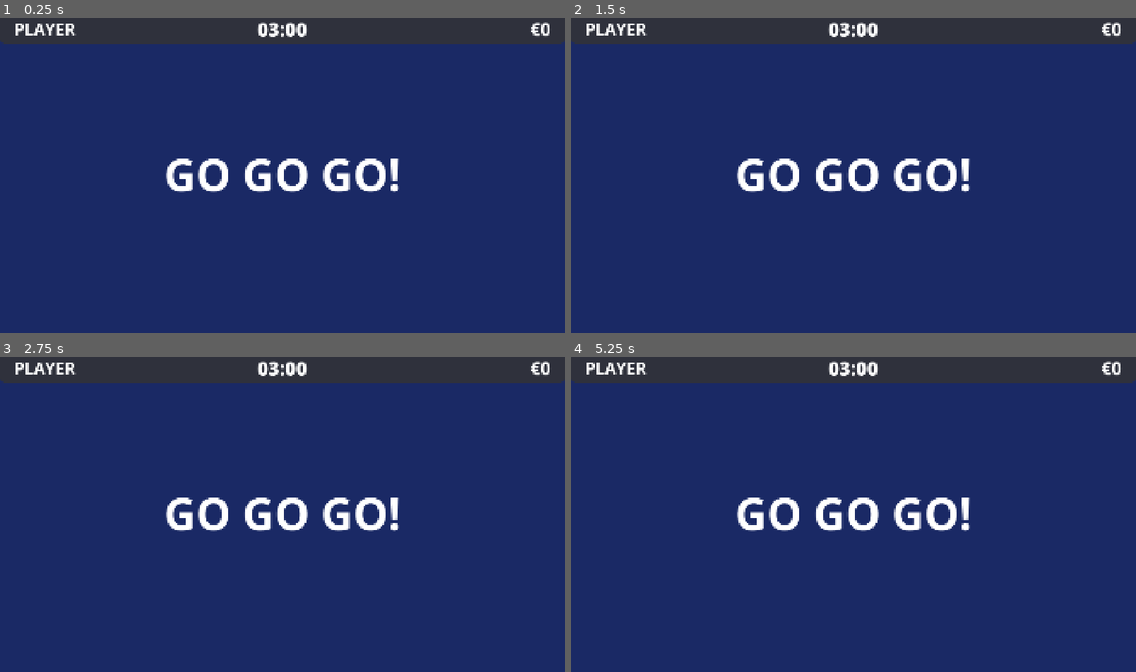
Above: before the commit, frames 1-4 (two rows, left to right).
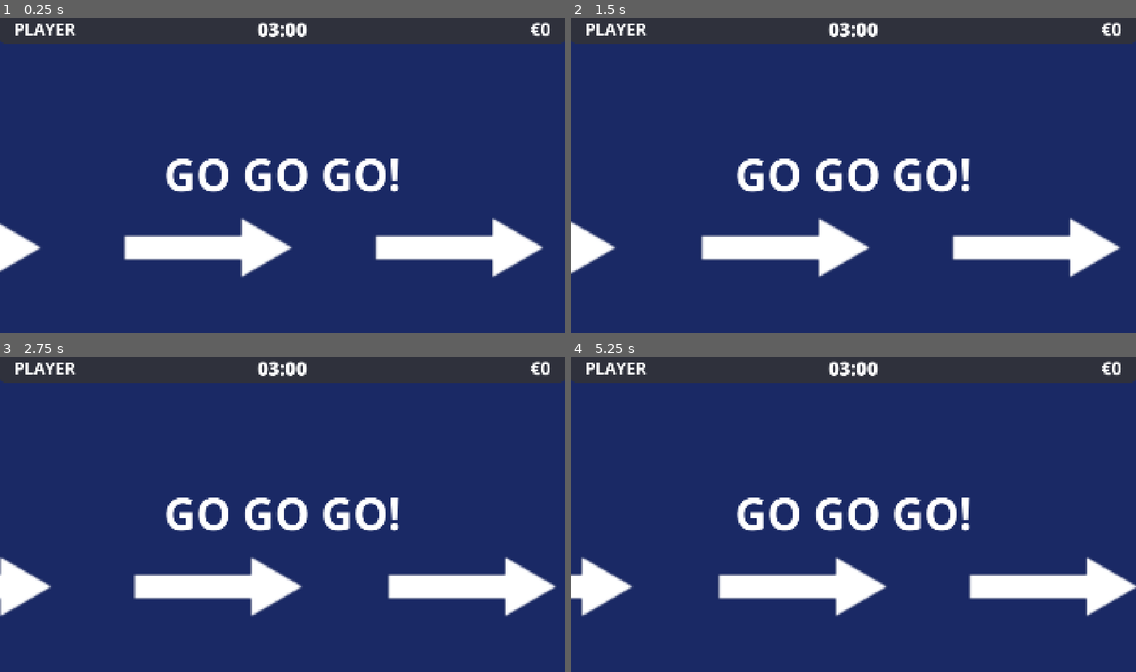
Above: after the commit, the same moments.

Repository: EscaperoomDesigner/erd-politie-station-a
Game: Godot game, scene res://scenes/go_screen.tscn
The game is run twice, just before and just after one commit, with the same random seed, the same clock (stepped at 60 frames per second) and the same inputs. This scene is started directly instead of the project's main scene.
Inputs (mouse positions are in pixels of both pictures, inside the frame that each line leads up to):
- Up to frame 1 (0.25 s): no input
- Up to frame 2 (1.5 s): move the mouse to (977, 159) at 0.52 s; click (977, 159) at 0.67 s; move the mouse to (740, 191) at 1.27 s; click (740, 191) at 1.42 s
- Up to frame 3 (2.75 s): move the mouse to (339, 442) at 2.02 s; click (339, 442) at 2.17 s
- Up to frame 4 (5.25 s): move the mouse to (825, 577) at 2.77 s; click (825, 577) at 2.92 s; move the mouse to (1023, 561) at 3.52 s; click (1023, 561) at 3.67 s; move the mouse to (684, 464) at 4.27 s; click (684, 464) at 4.42 s; move the mouse to (881, 514) at 5.02 s; click (881, 514) at 5.17 s

The runs differ from the first frame. In frame 1, 5.8% of the frame differs, in the area x 0-97%, y 63-83%; in frame 2, 5.9%; in frame 3, 6.1%; in frame 4, 6.3%, in the area x 0-100%, y 63-83%.

Commit message:
Add GO arrow and SFX; animate arrows; test start
Add a GO arrow SVG and import, create an ArrowTexture scene, and add a GO SFX MP3 with import settings. Update GoScreen to preload the arrow scene, spawn and animate multiple scrolling arrows, and play the GO sound; add AudioStreamPlayer and PackedScene resources to the scene file. Add a TEST START button and handler in SetupScreen to manually trigger a game start for testing. Comment out/adjust several questions in question_manager.gd (refactors/question tweaks). Misc: bump Godot feature version and animation compatibility in project.godot, update export_presets with patch delta options, minor Theme resource format change, include modified build binary and small station_config newline fix.

Diff:
--- /dev/null
+++ b/assets/go_arrow_1.svg
@@ -0,0 +1,19 @@
+<?xml version="1.0" encoding="UTF-8"?>
+<svg id="Layer_1" data-name="Layer 1" xmlns="http://www.w3.org/2000/svg" viewBox="0 0 320 320">
+  <defs>
+    <style>
+      .cls-1 {
+        fill: #fff;
+      }
+
+      .cls-2 {
+        fill: none;
+        stroke: #fff;
+        stroke-miterlimit: 10;
+        stroke-width: 40px;
+      }
+    </style>
+  </defs>
+  <line class="cls-2" x1="17.55" y1="160" x2="230.69" y2="160"/>
+  <polygon class="cls-1" points="216.1 209.86 302.45 160 216.1 110.14 216.1 209.86"/>
+</svg>
--- /dev/null
+++ b/components/arrow_texture.tscn
@@ -0,0 +1,11 @@
+[gd_scene format=3 uid="uid://07gmh0ei6iwq"]
+
+[ext_resource type="Texture2D" uid="uid://u7v4uxk2p73p" path="res://assets/go_arrow_1.svg" id="1_pokj0"]
+
+[node name="ArrowTexture" type="TextureRect" unique_id=335551894]
+texture_filter = 4
+offset_left = 640.0
+offset_top = 469.0
+offset_right = 1280.0
+offset_bottom = 1109.0
+texture = ExtResource("1_pokj0")
--- a/global/question_manager.gd
+++ b/global/question_manager.gd
@@ -62,27 +62,27 @@
 		"Het alfabet achterstevoren"
 	))
 
-	# Vraag 4: Verticaal patroon in 2 kolommen
-	# Kolom 1 (boven naar beneden): W -> S -> O -> K (telkens -4)
-	# Kolom 2 (boven naar beneden): P -> L -> H -> D (telkens -4)
-	# Visueel:  W  P
-	#           S  L
-	#           O  H
-	#           ?  ?
-	# Hint: Show left column top to bottom, then right column top to bottom
-	all_questions.append(QuestionData.new(
-		"q4",
-		["W", "P", "S", "L", "O", "H", "K", ""],
-		[7],
-		["D"],
-		2,
-		"Lees elke kolom van boven naar beneden",
-		true,   # vertical_layout = true
-		false,  # single_row
-		false,  # dpad_layout
-		false,  # uses_numbers
-		[0, 2, 4, 6, 1, 3, 5]  # hint_sequence: Left column (W,S,O,K), then right column (P,L,H)
-	))
+	# # Vraag 4: Verticaal patroon in 2 kolommen
+	# # Kolom 1 (boven naar beneden): W -> S -> O -> K (telkens -4)
+	# # Kolom 2 (boven naar beneden): P -> L -> H -> D (telkens -4)
+	# # Visueel:  W  P
+	# #           S  L
+	# #           O  H
+	# #           ?  ?
+	# # Hint: Show left column top to bottom, then right column top to bottom
+	# all_questions.append(QuestionData.new(
+	# 	"q4",
+	# 	["W", "P", "S", "L", "O", "H", "K", ""],
+	# 	[7],
+	# 	["D"],
+	# 	2,
+	# 	"Lees elke kolom van boven naar beneden",
+	# 	true,   # vertical_layout = true
+	# 	false,  # single_row
+	# 	false,  # dpad_layout
+	# 	false,  # uses_numbers
+	# 	[0, 2, 4, 6, 1, 3, 5]  # hint_sequence: Left column (W,S,O,K), then right column (P,L,H)
+	# ))
 
 	# SECTIE 2: Herhalings patronen
 
@@ -91,9 +91,9 @@
 	# Hint: Show each unique letter with a different color (A=color1, B=color2, C=color3, D=color4)
 	all_questions.append(QuestionData.new(
 		"q5",
-		["A", "B", "B", "C", "C", "C", "D", "", "", ""],
-		[7, 8, 9],
-		["D", "D", "D"],
+		["A", "B", "B", "C", "C", "C", "D", "D", "", ""],
+		[8, 9],
+		["D", "D"],
 		2,
 		"Elke letter verschijnt vaker dan de vorige",
 		false,  # vertical_layout
@@ -108,50 +108,50 @@
 
 	# SECTIE 3: Cijfer patronen
 
-	# Vraag 6: 1, 1, 2, 3, 5, _, 13, 21
-	# Patroon: Fibonacci (elke getal is som van vorige twee)
-	# Hint: Show pairs that add up: 1+1 (green), 1+2 (cyan), 2+3 (yellow), 3+5 (magenta)
-	all_questions.append(QuestionData.new(
-		"q6",
-		["1", "1", "2", "3", "5", "", "13", "21"],
-		[5],
-		["8"],
-		3,
-		"Som van de twee vorige getallen",
-		false,  # vertical_layout
-		true,   # single_row
-		false,  # dpad_layout
-		true,   # uses_numbers
-		[0, 1, 1, 2, 2, 3, 3, 4],  # hint_sequence: Show pairs: 1+1 (green), 1+2 (cyan), 2+3 (yellow), 3+5 (magenta)
-		true    # hint_show_pairs = show additions in pairs with different colors
-	))
-
-	# Vraag 7: H i j ? en t s r ?
-	# Rij 1 (vooruit): H, i, j, k
-	# Rij 2 (achteruit): t, s, r, q
-	# Hint: Show top row first (H,I,J,K forward), then bottom row (T,S,R backward)
-	all_questions.append(QuestionData.new(
-		"q7",
-		["H", "T", "I", "S", "J", "R", "K", ""],
-		[7],
-		["Q"],
-		2,
-		"Bovenste rij: vooruit, onderste rij: achteruit",
-		false,  # vertical_layout = true
-		false,  # single_row
-		false,  # dpad_layout
-		false,  # uses_numbers
-		[0, 2, 4, 6, 1, 3, 5]  # hint_sequence: Top row (H,I,J,K), then bottom row (T,S,R)
-	))
+	# # Vraag 6: 1, 1, 2, 3, 5, _, 13, 21
+	# # Patroon: Fibonacci (elke getal is som van vorige twee)
+	# # Hint: Show pairs that add up: 1+1 (green), 1+2 (cyan), 2+3 (yellow), 3+5 (magenta)
+	# all_questions.append(QuestionData.new(
+	# 	"q6",
+	# 	["1", "1", "2", "3", "5", "", "13", "21"],
+	# 	[5],
+	# 	["8"],
+	# 	3,
+	# 	"Som van de twee vorige getallen",
+	# 	false,  # vertical_layout
+	# 	true,   # single_row
+	# 	false,  # dpad_layout
+	# 	true,   # uses_numbers
+	# 	[0, 1, 1, 2, 2, 3, 3, 4],  # hint_sequence: Show pairs: 1+1 (green), 1+2 (cyan), 2+3 (yellow), 3+5 (magenta)
+	# 	true    # hint_show_pairs = show additions in pairs with different colors
+	# ))
+
+	# # Vraag 7: H i j ? en t s r ?
+	# # Rij 1 (vooruit): H, i, j, k
+	# # Rij 2 (achteruit): t, s, r, q
+	# # Hint: Show top row first (H,I,J,K forward), then bottom row (T,S,R backward)
+	# all_questions.append(QuestionData.new(
+	# 	"q7",
+	# 	["H", "T", "I", "S", "J", "R", "K", ""],
+	# 	[7],
+	# 	["Q"],
+	# 	2,
+	# 	"Bovenste rij: vooruit, onderste rij: achteruit",
+	# 	false,  # vertical_layout = true
+	# 	false,  # single_row
+	# 	false,  # dpad_layout
+	# 	false,  # uses_numbers
+	# 	[0, 2, 4, 6, 1, 3, 5]  # hint_sequence: Top row (H,I,J,K), then bottom row (T,S,R)
+	# ))
 
 	# Vraag 8: egiywuk -> k, u, w, y, _, g, e
 	# Toon eerst het woord, dan de puzzel (gespiegeld)
 	# Hint: Show pairs simultaneously - both K's, then both U's, etc. (mirror pattern)
 	all_questions.append(QuestionData.new(
 		"q8",
-		["E", "G", "I", "Y", "W", "U", "K", SPACE_MARKER, "K", "U", "W", "Y", "", "G", "E"],
-		[12],
-		["I"],
+		["E", "G", "I", "Y", "W", "U", "K", SPACE_MARKER, "K", "", "W", "Y", "", "G", "E"],
+		[9, 12],
+		["U", "I"],
 		2,
 		"Spiegel het woord naar rechts",
 		false,  # vertical_layout
@@ -162,23 +162,23 @@
 		true    # hint_show_pairs = true (show 2 at once, except for I which has -1 marker)
 	))
 
-	# Vraag 9: C F / T R, H K / O M, M ? / J ?
-	# Patroon in squares: Top row: +3, +2, +3, +2 = C(2), F(5), H(7), K(10), M(12), P(15)
-	# Bottom row: -2, -3, -2, -3 = T(19), R(17), O(14), M(12), J(9), H(7)
-	# Hint: Show top row sequence, then bottom row to reveal both patterns
-	all_questions.append(QuestionData.new(
-		"q9",
-		["C", "T", "F", "R", SPACE_MARKER, "H", "O", "K", "M", SPACE_MARKER, "M", "J", "P", ""],
-		[13],
-		["H"],
-		3,
-		"Zoek het patroon in de rijen van elk vierkant",
-		false,  # vertical_layout
-		false,  # single_row
-		false,  # dpad_layout
-		false,  # uses_numbers
-		[0, 2, 5, 7, 10, 12, 1, 3, 6, 8, 11]  # hint_sequence: Top row (C,F,H,K,M,P), then bottom row (T,R,O,M,J)
-	))
+	# # Vraag 9: C F / T R, H K / O M, M ? / J ?
+	# # Patroon in squares: Top row: +3, +2, +3, +2 = C(2), F(5), H(7), K(10), M(12), P(15)
+	# # Bottom row: -2, -3, -2, -3 = T(19), R(17), O(14), M(12), J(9), H(7)
+	# # Hint: Show top row sequence, then bottom row to reveal both patterns
+	# all_questions.append(QuestionData.new(
+	# 	"q9",
+	# 	["C", "T", "F", "R", SPACE_MARKER, "H", "O", "K", "M", SPACE_MARKER, "M", "J", "P", ""],
+	# 	[13],
+	# 	["H"],
+	# 	3,
+	# 	"Zoek het patroon in de rijen van elk vierkant",
+	# 	false,  # vertical_layout
+	# 	false,  # single_row
+	# 	false,  # dpad_layout
+	# 	false,  # uses_numbers
+	# 	[0, 2, 5, 7, 10, 12, 1, 3, 6, 8, 11]  # hint_sequence: Top row (C,F,H,K,M,P), then bottom row (T,R,O,M,J)
+	# ))
 
 	# Vraag 10: 3, 5, 7, 9, 11, _
 	# Patroon: +2 elke keer (oneven getallen)
--- a/project.godot
+++ b/project.godot
@@ -8,12 +8,16 @@
 
 config_version=5
 
+[animation]
+
+compatibility/default_parent_skeleton_in_mesh_instance_3d=true
+
 [application]
 
 config/name="politietrailer-cognitiespel"
 run/main_scene="uid://u517pdxy31w"
-config/features=PackedStringArray("4.5", "GL Compatibility")
-boot_splash/fullsize=false
+config/features=PackedStringArray("4.6", "GL Compatibility")
+boot_splash/stretch_mode=0
 config/icon="uid://crrgi5ik2r4kh"
 
 [autoload]
--- a/scenes/go_screen.gd
+++ b/scenes/go_screen.gd
@@ -6,9 +6,17 @@
 
 @onready var go_label: Label = %GoLabel
 @onready var go_timer: Timer = %GoTimer
+@onready var go_arrow: PackedScene = preload("uid://07gmh0ei6iwq")
+@onready var audio_player: AudioStreamPlayer = %AudioStreamPlayer
 
 var elapsed_time: float = 0.0
 var timeout_duration: float = 60.0  # 60 seconds to match Station-B
+
+var _arrows: Array = []
+const ARROW_SPEED: float = 700.0
+const ARROW_COUNT: int = 3
+const ARROW_W: float = 640.0
+const ARROW_H: float = 640.0
 
 
 func _ready():
@@ -33,8 +41,31 @@
 	else:
 		print("GoScreen: ERROR - MQTTManager not found!")
 
+	_spawn_arrows()
+
+	# Play GO sound
+	audio_player.play()
+
+
+func _spawn_arrows() -> void:
+	var screen_w: float = get_viewport_rect().size.x
+	var y_pos: float = 470.0
+	var spacing: float = (screen_w + ARROW_W) / ARROW_COUNT
+
+	for i in range(ARROW_COUNT):
+		var arrow = go_arrow.instantiate()
+		add_child(arrow)
+		arrow.position = Vector2(-ARROW_W + spacing * i, y_pos)
+		_arrows.append(arrow)
+
 
 func _process(delta: float):
+	# Move arrows left to right, wrap when off-screen right
+	for arrow in _arrows:
+		arrow.position.x += ARROW_SPEED * delta
+		if arrow.position.x > get_viewport_rect().size.x:
+			arrow.position.x = -ARROW_W
+
 	# Update elapsed time
 	elapsed_time += delta
 
--- a/scenes/go_screen.tscn
+++ b/scenes/go_screen.tscn
@@ -1,9 +1,11 @@
-[gd_scene load_steps=3 format=3 uid="uid://dkcpxxn7l8nba"]
+[gd_scene format=3 uid="uid://dkcpxxn7l8nba"]
 
 [ext_resource type="Script" uid="uid://1ch0rvxojama" path="res://scenes/go_screen.gd" id="1_go"]
 [ext_resource type="Theme" uid="uid://jdnk88f80sos" path="res://assets/politie_theme.tres" id="2_theme"]
+[ext_resource type="PackedScene" uid="uid://07gmh0ei6iwq" path="res://components/arrow_texture.tscn" id="3_p0dfg"]
+[ext_resource type="AudioStream" uid="uid://g4j0qjfbda10" path="res://assets/sfx/go_sfx.mp3" id="4_wdmp3"]
 
-[node name="GoScreen" type="Control"]
+[node name="GoScreen" type="Control" unique_id=2136730638]
 layout_mode = 3
 anchors_preset = 15
 anchor_right = 1.0
@@ -13,12 +15,12 @@
 theme = ExtResource("2_theme")
 script = ExtResource("1_go")
 
-[node name="GoTimer" type="Timer" parent="."]
+[node name="GoTimer" type="Timer" parent="." unique_id=784982526]
 unique_name_in_owner = true
 wait_time = 10.0
 one_shot = true
 
-[node name="ColorRect" type="ColorRect" parent="."]
+[node name="ColorRect" type="ColorRect" parent="." unique_id=1325805741]
 layout_mode = 1
 anchors_preset = 15
 anchor_right = 1.0
@@ -27,7 +29,14 @@
 grow_vertical = 2
 color = Color(0.101961, 0.160784, 0.396078, 1)
 
-[node name="CenterContainer" type="CenterContainer" parent="."]
+[node name="ArrowTexture" parent="." unique_id=335551894 instance=ExtResource("3_p0dfg")]
+unique_name_in_owner = true
+visible = false
+layout_mode = 0
+offset_top = 470.0
+offset_bottom = 1110.0
+
+[node name="CenterContainer" type="CenterContainer" parent="." unique_id=1865916027]
 layout_mode = 1
 anchors_preset = 15
 anchor_right = 1.0
@@ -35,11 +44,11 @@
 grow_horizontal = 2
 grow_vertical = 2
 
-[node name="VBoxContainer" type="VBoxContainer" parent="CenterContainer"]
+[node name="VBoxContainer" type="VBoxContainer" parent="CenterContainer" unique_id=294287079]
 layout_mode = 2
 theme_override_constants/separation = 50
 
-[node name="GoLabel" type="Label" parent="CenterContainer/VBoxContainer"]
+[node name="GoLabel" type="Label" parent="CenterContainer/VBoxContainer" unique_id=793798214]
 unique_name_in_owner = true
 layout_mode = 2
 theme_override_colors/font_color = Color(1, 1, 1, 1)
@@ -47,3 +56,8 @@
 text = "GO GO GO!"
 horizontal_alignment = 1
 vertical_alignment = 1
+
+[node name="AudioStreamPlayer" type="AudioStreamPlayer" parent="." unique_id=1784456819]
+unique_name_in_owner = true
+stream = ExtResource("4_wdmp3")
+bus = &"sfx"
--- a/scenes/setup_screen.gd
+++ b/scenes/setup_screen.gd
@@ -5,6 +5,7 @@
 @onready var status_label: Label = %StatusLabel
 @onready var waiting_label: Label = %WaitingLabel
 @onready var spinner_drawer: Control = %SpinnerDrawer
+@onready var test_start_button: Button = %Button
 
 # Spinner animation
 var loading_angle: float = 0.0
@@ -22,6 +23,10 @@
 		MQTTManager.game_start_received.connect(_on_mqtt_start_received)
 	else:
 		print("SetupScreen: ERROR - MQTTManager not found!")
+
+	# Connect test start button
+	if test_start_button:
+		test_start_button.pressed.connect(_on_test_start_pressed)
 
 	# Connect spinner drawer's draw function
 	if spinner_drawer:
@@ -62,15 +67,15 @@
 	if waiting_label:
 		if is_connected:
 			waiting_label.text = "wachten op start signaal..."
-			waiting_label.visible = true
-			waiting_label.modulate = Color.WHITE
 		else:
-			waiting_label.visible = false
+			waiting_label.text = "verbinding maken..."
+		waiting_label.visible = true
+		waiting_label.modulate = Color.WHITE
 
 
 func _draw_spinner():
 	"""Draw the loading spinner (only when connected)"""
-	if MQTTManager and MQTTManager.mqtt_connected and waiting_label and waiting_label.visible:
+	if waiting_label and waiting_label.visible:
 		# Get center position below waiting text
 		var center_x = spinner_drawer.size.x / 2
 		var center_y = spinner_drawer.size.y / 2 + 120
@@ -95,6 +100,17 @@
 			spinner_drawer.draw_polyline(points, Color.WHITE, thickness)
 
 
+func _on_test_start_pressed():
+	"""Manually trigger game start for testing"""
+	print("SetupScreen: Test start button pressed")
+	GameManager.reset_game()
+	GameManager.set_player_name("Test Team")
+	GameManager.start_timer(20.0)
+	GameManager.start_game()
+	if MQTTManager:
+		MQTTManager.game_start_received.emit()
+
+
 func _on_mqtt_start_received():
 	"""Called when MQTT start message is received"""
 	print("SetupScreen: Start message received! Transitioning to game...")
--- a/scenes/setup_screen.tscn
+++ b/scenes/setup_screen.tscn
@@ -8,7 +8,7 @@
 corner_radius_bottom_right = 16
 corner_radius_bottom_left = 16
 
-[node name="SetupScreen" type="Control"]
+[node name="SetupScreen" type="Control" unique_id=253070320]
 layout_mode = 3
 anchors_preset = 15
 anchor_right = 1.0
@@ -18,7 +18,7 @@
 theme = ExtResource("2_theme")
 script = ExtResource("1_setup")
 
-[node name="ColorRect" type="ColorRect" parent="."]
+[node name="ColorRect" type="ColorRect" parent="." unique_id=1166920215]
 layout_mode = 1
 anchors_preset = 15
 anchor_right = 1.0
@@ -27,7 +27,7 @@
 grow_vertical = 2
 color = Color(0.101961, 0.160784, 0.396078, 1)
 
-[node name="TopBar" type="Panel" parent="."]
+[node name="TopBar" type="Panel" parent="." unique_id=21279041]
 custom_minimum_size = Vector2(1920, 96)
 layout_mode = 1
 anchors_preset = 10
@@ -36,7 +36,7 @@
 grow_horizontal = 2
 theme_override_styles/panel = SubResource("StyleBoxFlat_topbar")
 
-[node name="StatusLabel" type="Label" parent="TopBar"]
+[node name="StatusLabel" type="Label" parent="TopBar" unique_id=1133188533]
 unique_name_in_owner = true
 layout_mode = 1
 anchors_preset = 8
@@ -52,12 +52,12 @@
 grow_vertical = 2
 theme_override_colors/font_color = Color(1, 1, 1, 1)
 theme_override_font_sizes/font_size = 42
-text = ""
 horizontal_alignment = 1
 vertical_alignment = 1
 
-[node name="WaitingLabel" type="Label" parent="."]
+[node name="WaitingLabel" type="Label" parent="." unique_id=1587138301]
 unique_name_in_owner = true
+visible = false
 layout_mode = 1
 anchors_preset = 8
 anchor_left = 0.5
@@ -72,12 +72,10 @@
 grow_vertical = 2
 theme_override_colors/font_color = Color(1, 1, 1, 1)
 theme_override_font_sizes/font_size = 72
-text = ""
 horizontal_alignment = 1
 vertical_alignment = 1
-visible = false
 
-[node name="SpinnerDrawer" type="Control" parent="."]
+[node name="SpinnerDrawer" type="Control" parent="." unique_id=1196763449]
 unique_name_in_owner = true
 layout_mode = 1
 anchors_preset = 15
@@ -86,3 +84,20 @@
 grow_horizontal = 2
 grow_vertical = 2
 mouse_filter = 2
+
+[node name="Button" type="Button" parent="." unique_id=852943542]
+unique_name_in_owner = true
+visible = false
+layout_mode = 1
+anchors_preset = 8
+anchor_left = 0.5
+anchor_top = 0.5
+anchor_right = 0.5
+anchor_bottom = 0.5
+offset_left = -4.0
+offset_top = -4.0
+offset_right = 4.0
+offset_bottom = 4.0
+grow_horizontal = 2
+grow_vertical = 2
+text = "TEST START"
Not shown, added: assets/go_arrow_1.svg.import
Not shown: 1 places in assets/keyboard_button.tres that only renumber resources
Not shown, added: assets/sfx/go_sfx.mp3.import
Not shown, changed: export_presets.cfg
Not shown: 1 places in scenes/setup_screen.tscn that only renumber resources
Not shown, added: assets/sfx/go_sfx.mp3
Not shown, changed: build/station-a.arm64
